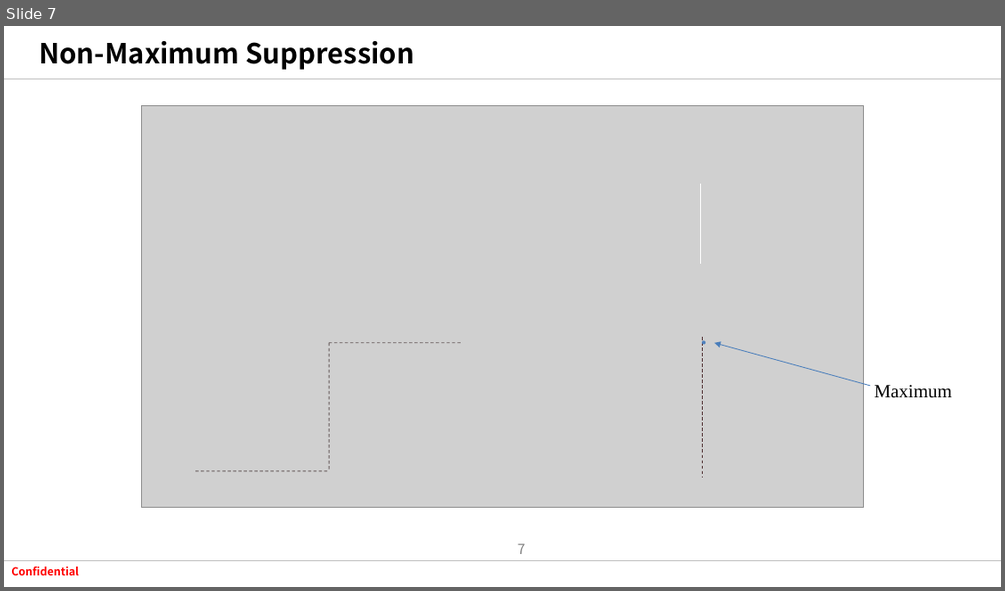
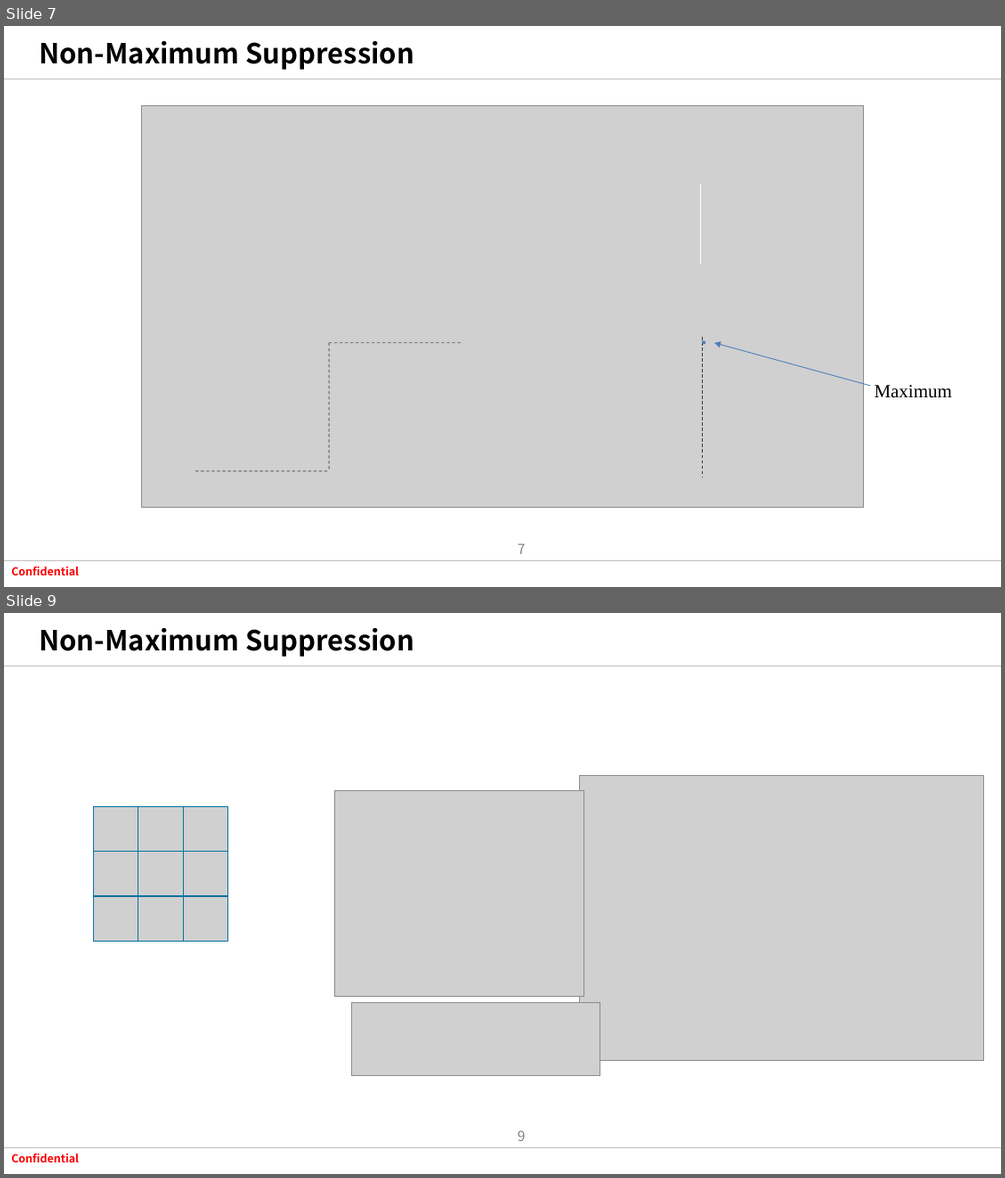
Before and after one commit to tuananh020400/FresherXavisTech, a slide deck: Document/SlideWeek4/CannyEdge.pptx. Shown one above the other, each under a label of ours: slide 7 before the commit, slides 7 and 9 after it; the slides between them are not shown. The pictures are 1005x591 and 1005x1178 pixels, drawn with LibreOffice and Linux fonts; fonts in the diff are those of the drawing; grey boxes stand for pictures; background and template pictures are left out. Boxes give left, top, right and bottom in pixels: in the first picture for what was removed or moved away, otherwise in the second. Text is boxed around its words. In the diff, an @@ line names an element or a change of style, - is before the commit and + after.

```diff
--- a/Document/SlideWeek4/CannyEdge.pptx
+++ b/Document/SlideWeek4/CannyEdge.pptx
@@ slide 9 added at (4,613,1001,1174), background #FFFFFF; not listed: 4 template elements that a slide beside it also shows @@
@@ title added at (39,628,415,657), 26.6 pt, text #000000, bold @@
+Non-Maximum Suppression
@@ picture added at (334,791,584,996) @@
@@ picture added at (580,776,984,1060) @@
@@ picture added at (93,807,138,852) @@
@@ picture added at (138,807,183,852) @@
@@ picture added at (183,807,227,852) @@
@@ picture added at (93,852,138,896) @@
@@ picture added at (138,852,183,896) @@
@@ picture added at (183,852,227,896) @@
@@ picture added at (93,896,138,941) @@
@@ picture added at (138,896,183,941) @@
@@ picture added at (183,896,227,941) @@
@@ picture added at (352,1003,600,1076) @@
```
Also in this commit, not shown: 1 slide changed, 4 other slides added, 3 other files.
